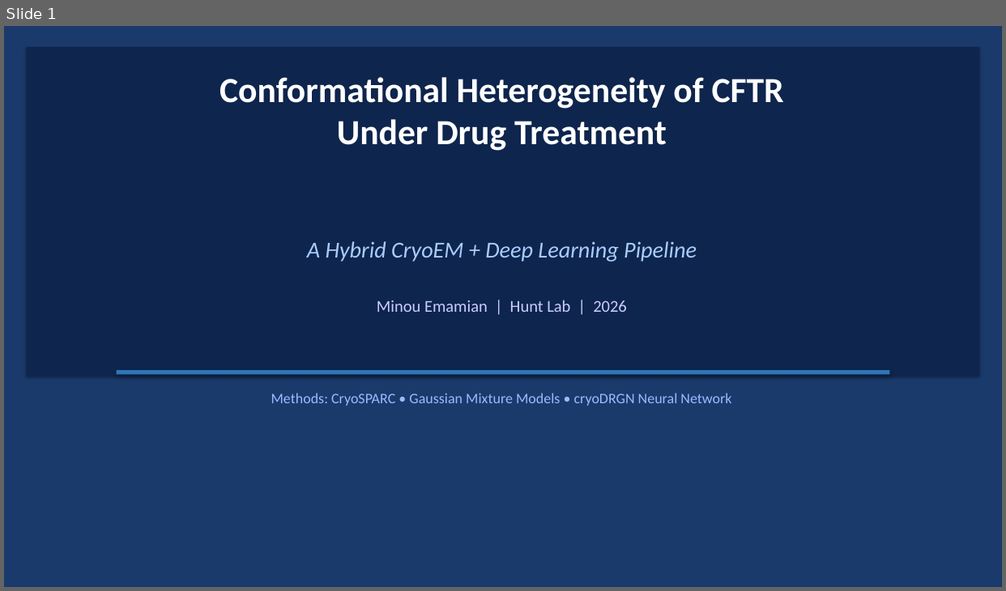
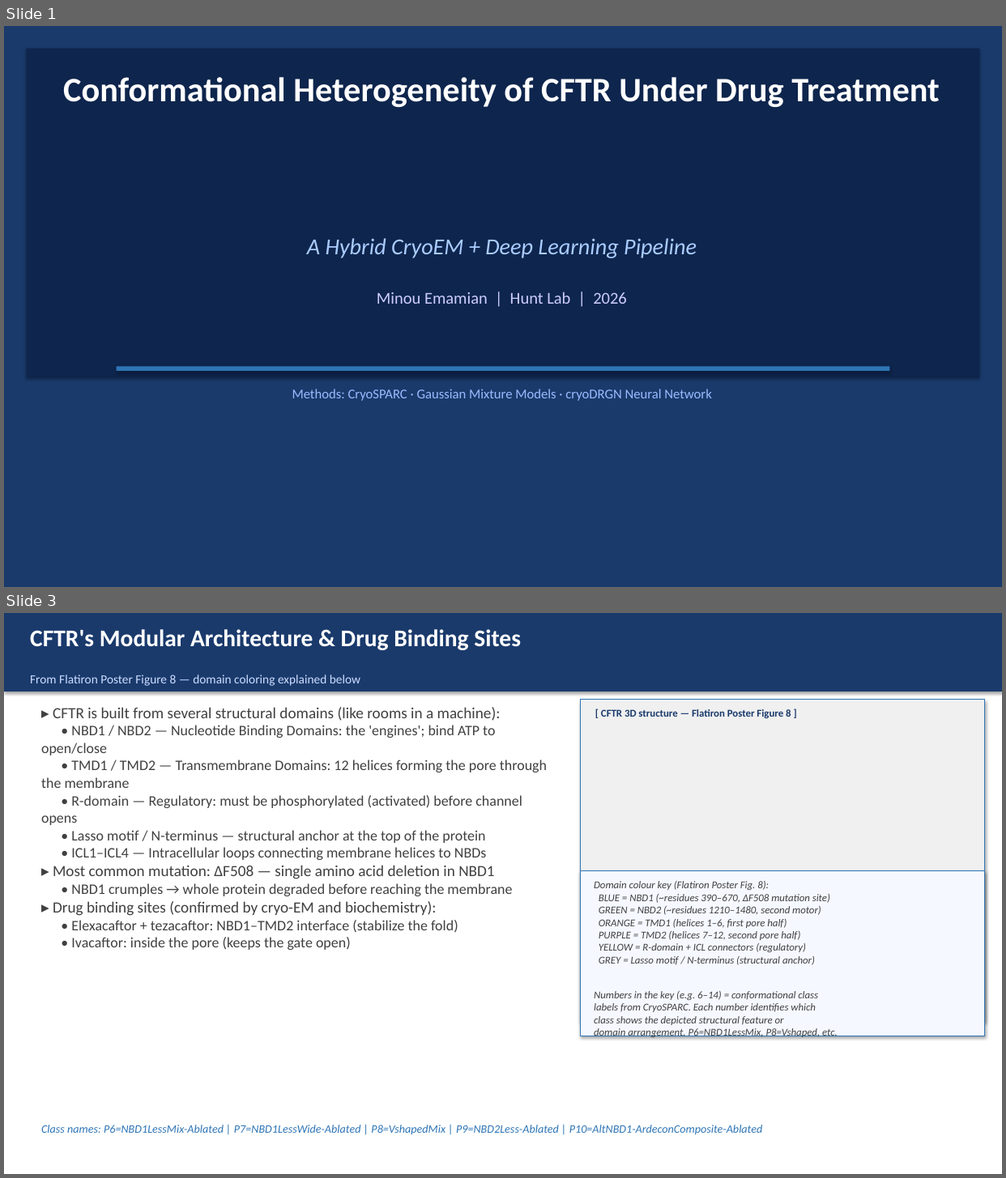
Before and after one commit to minouemmad/cryoem-classification, a slide deck: docs/CFTR_cryoDRGN_presentation.pptx. Shown one above the other, each under a label of ours: slide 1 before the commit, slides 1 and 3 after it; the slides between them are not shown. The pictures are 1006x591 and 1006x1178 pixels, drawn with LibreOffice and Linux fonts; fonts in the diff are those of the drawing. Boxes give left, top, right and bottom in pixels: in the first picture for what was removed or moved away, otherwise in the second. Text is boxed around its words. In the diff, an @@ line names an element or a change of style, - is before the commit and + after.

Commit message:
Update presentation: 14 slides, domain captions, VAE redesign, combined GMM/scatter slide, basin figure, D=128 vs D=256 explanation, K=6 J264

```diff
--- a/docs/CFTR_cryoDRGN_presentation.pptx
+++ b/docs/CFTR_cryoDRGN_presentation.pptx
@@ slide 3 added at box(4, 613, 1002, 1174), background #FFFFFF @@
@@ rectangle added at box(4, 613, 1002, 692), fill #1A3A6C @@
@@ text added at box(30, 629, 521, 650), 23 pt, text #FFFFFF, bold @@
+CFTR's Modular Architecture & Drug Binding Sites
@@ text added at box(30, 675, 360, 686), 12 pt, text #CCDDFF @@
+From Flatiron Poster Figure 8 — domain coloring explained below
@@ text added at box(41, 707, 547, 950), 14 pt, text #404040 @@
+▸ CFTR is built from several structural domains (like rooms in a machine):
+• NBD1 / NBD2 — Nucleotide Binding Domains: the 'engines'; bind ATP to open/close
+• TMD1 / TMD2 — Transmembrane Domains: 12 helices forming the pore through the membrane
+• R-domain — Regulatory: must be phosphorylated (activated) before channel opens
+• Lasso motif / N-terminus — structural anchor at the top of the protein
+• ICL1–ICL4 — Intracellular loops connecting membrane helices to NBDs
+▸ Most common mutation: ΔF508 — single amino acid deletion in NBD1
+• NBD1 crumples → whole protein degraded before reaching the membrane
+▸ Drug binding sites (confirmed by cryo-EM and biochemistry):
+• Elexacaftor + tezacaftor: NBD1–TMD2 interface (stabilize the fold)
+• Ivacaftor: inside the pore (keeps the gate open)
@@ rectangle added at box(581, 699, 985, 1021), fill #F0F0F0, outline #2E75B6 0.75 pt @@
@@ text added at box(601, 709, 791, 718), 10 pt, text #1A3A6C, bold @@
+[ CFTR 3D structure — Flatiron Poster Figure 8 ]
@@ rectangle added at box(581, 871, 985, 1036), fill #F5F8FF, outline #2E75B6 0.75 pt @@
@@ text added at box(594, 881, 837, 1038), 10 pt, text #404040, italic @@
+Domain colour key (Flatiron Poster Fig. 8):
+BLUE = NBD1 (~residues 390–670, ΔF508 mutation site)
+GREEN = NBD2 (~residues 1210–1480, second motor)
+ORANGE = TMD1 (helices 1–6, first pore half)
+PURPLE = TMD2 (helices 7–12, second pore half)
+YELLOW = R-domain + ICL connectors (regulatory)
+GREY = Lasso motif / N-terminus (structural anchor)
+Numbers in the key (e.g. 6–14) = conformational class
+labels from CryoSPARC. Each number identifies which
+class shows the depicted structural feature or
+domain arrangement. P6=NBD1LessMix, P8=Vshaped, etc.
@@ text added at box(41, 1125, 763, 1135), 11 pt, text #2E75B6, italic @@
+Class names: P6=NBD1LessMix-Ablated | P7=NBD1LessWide-Ablated | P8=VshapedMix | P9=NBD2Less-Ablated | P10=AltNBD1-ArdeconComposite-Ablated
@@ slide 1 changed as well @@
@@ rectangle removed at box(4, 26, 1002, 587) @@
@@ text at box(63, 77, 940, 107): text changed; size 34 to 33 pt @@
-Conformational Heterogeneity of CFTR
-Under Drug Treatment
+Conformational Heterogeneity of CFTR Under Drug Treatment
@@ text "A Hybrid CryoEM + Deep ...": place and size @@
-text "A Hybrid CryoEM + Deep ..." at box(307, 241, 697, 262)
+text "A Hybrid CryoEM + Deep ..." at box(307, 238, 697, 258)
@@ text "Minou Emamian | Hunt Lab ...": place and size @@
-text "Minou Emamian | Hunt Lab ..." at box(377, 300, 626, 312)
+text "Minou Emamian | Hunt Lab ..." at box(377, 292, 626, 304)
@@ rectangle: place and size @@
-rectangle at box(117, 370, 889, 375)
+rectangle at box(117, 367, 889, 371)
@@ text at box(292, 389, 711, 401): text changed; size 14 to 13 pt @@
-Methods: CryoSPARC • Gaussian Mixture Models • cryoDRGN Neural Network
+Methods: CryoSPARC · Gaussian Mixture Models · cryoDRGN Neural Network
```
Also in this commit, not shown: 7 other slides changed, 5 other slides added, 7 slides removed, 1 other file.
